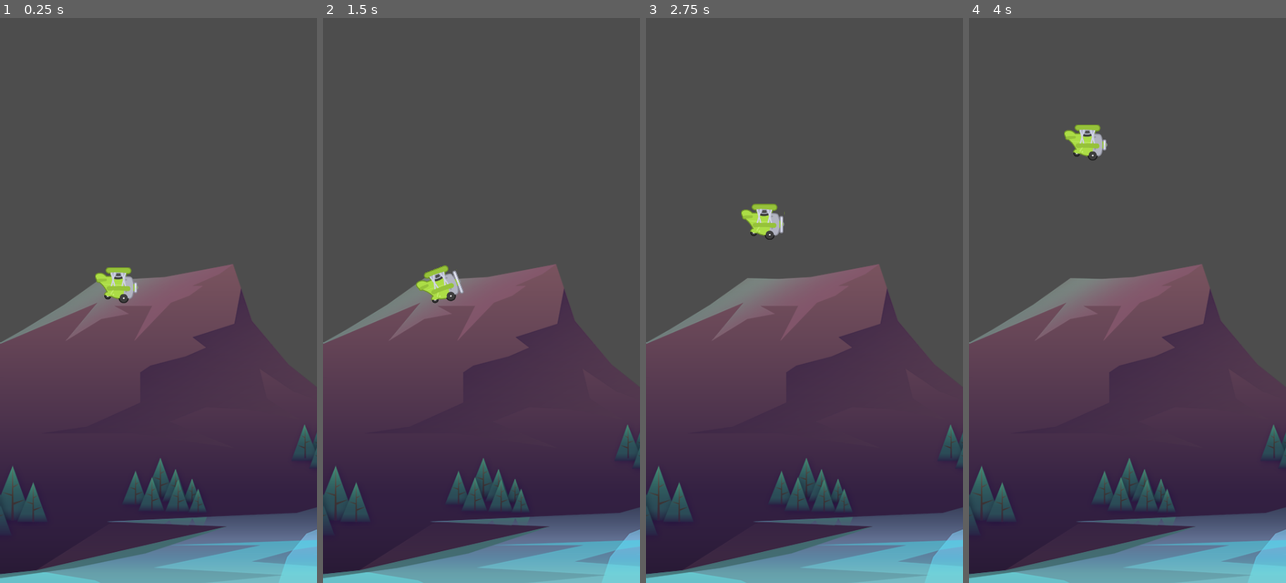
Above: before the commit, frames 1-4 (left to right).
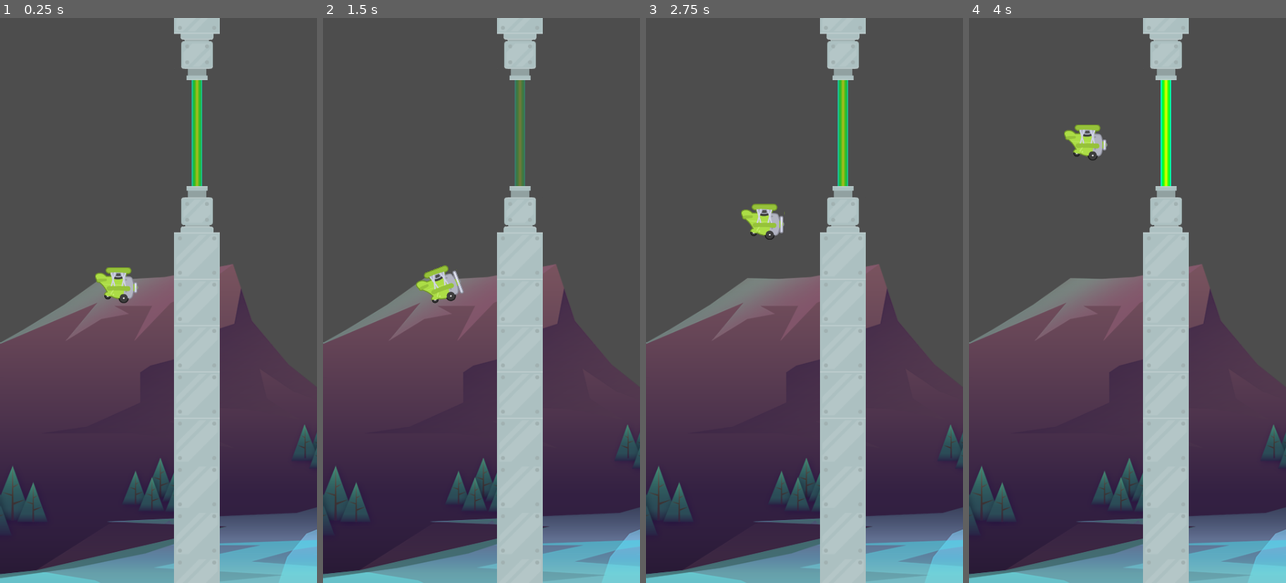
Above: after the commit, the same moments.

Repository: davidzywiec/flappy
Game: Godot game, scene res://scenes/game/game.tscn
The game is run twice, just before and just after one commit, with the same random seed, the same clock (stepped at 60 frames per second) and the same inputs.
Inputs:
- Up to frame 1 (0.25 s): no input
- Up to frame 2 (1.5 s): tap Space (fly) at 0.6, 1.35 s
- Up to frame 3 (2.75 s): tap Space (fly) at 2.1 s
- Up to frame 4 (4 s): tap Space (fly) at 2.85, 3.6 s

The runs differ from the first frame. In frame 1, 11% of the frame differs, in the area x 54-70%, y 0-100%; in frame 2, 11%; in frame 3, 11%; in frame 4, 11%.

Commit message:
Added laser with animation

Diff:
--- a/scenes/game/game.tscn
+++ b/scenes/game/game.tscn
@@ -1,8 +1,9 @@
-[gd_scene load_steps=4 format=3 uid="uid://bf6w73ynciyvs"]
+[gd_scene load_steps=5 format=3 uid="uid://bf6w73ynciyvs"]
 
 [ext_resource type="Texture2D" uid="uid://07iu36d2lkb8" path="res://assets/background/rocks_2.png" id="1_pf2my"]
 [ext_resource type="PackedScene" uid="uid://b3y48hgcmrkwc" path="res://scenes/plane/plane.tscn" id="2_fiipk"]
 [ext_resource type="PackedScene" uid="uid://7otoxkxa78bk" path="res://scenes/branch/barrier.tscn" id="3_ti3ql"]
+[ext_resource type="PackedScene" uid="uid://ghoi8tw36we0" path="res://scenes/pipe/pipes.tscn" id="4_d1ffi"]
 
 [node name="Game" type="Node2D"]
 
@@ -18,3 +19,6 @@
 
 [node name="Barrier2" parent="." instance=ExtResource("3_ti3ql")]
 position = Vector2(0, 880)
+
+[node name="pipes" parent="." instance=ExtResource("4_d1ffi")]
+position = Vector2(298, 174)
--- /dev/null
+++ b/scenes/laser/laser.tscn
@@ -0,0 +1,59 @@
+[gd_scene load_steps=6 format=3 uid="uid://5dhrgrfy30pk"]
+
+[ext_resource type="Texture2D" uid="uid://cys8j58v07bxo" path="res://assets/pipes/laser2.png" id="1_dtvhw"]
+
+[sub_resource type="RectangleShape2D" id="RectangleShape2D_xfcqj"]
+size = Vector2(9.5, 237)
+
+[sub_resource type="Animation" id="Animation_qoxb3"]
+resource_name = "phase"
+loop_mode = 1
+step = 0.1
+tracks/0/type = "value"
+tracks/0/imported = false
+tracks/0/enabled = true
+tracks/0/path = NodePath("Sprite2D:self_modulate")
+tracks/0/interp = 2
+tracks/0/loop_wrap = false
+tracks/0/keys = {
+"times": PackedFloat32Array(0, 0.5, 1),
+"transitions": PackedFloat32Array(1, 1, 1),
+"update": 0,
+"values": [Color(1, 1, 1, 1), Color(1, 1, 1, 0.247059), Color(1, 1, 1, 1)]
+}
+
+[sub_resource type="Animation" id="Animation_pb1xn"]
+length = 0.001
+tracks/0/type = "value"
+tracks/0/imported = false
+tracks/0/enabled = true
+tracks/0/path = NodePath("Sprite2D:self_modulate")
+tracks/0/interp = 1
+tracks/0/loop_wrap = true
+tracks/0/keys = {
+"times": PackedFloat32Array(0),
+"transitions": PackedFloat32Array(1),
+"update": 0,
+"values": [Color(1, 1, 1, 1)]
+}
+
+[sub_resource type="AnimationLibrary" id="AnimationLibrary_crlwf"]
+_data = {
+"RESET": SubResource("Animation_pb1xn"),
+"phase": SubResource("Animation_qoxb3")
+}
+
+[node name="laser" type="Area2D"]
+
+[node name="Sprite2D" type="Sprite2D" parent="."]
+scale = Vector2(1, 8)
+texture = ExtResource("1_dtvhw")
+
+[node name="CollisionShape2D" type="CollisionShape2D" parent="."]
+shape = SubResource("RectangleShape2D_xfcqj")
+
+[node name="AnimationPlayer" type="AnimationPlayer" parent="."]
+libraries = {
+"": SubResource("AnimationLibrary_crlwf")
+}
+autoplay = "phase"
--- /dev/null
+++ b/scenes/pipe/pipes.tscn
@@ -0,0 +1,19 @@
+[gd_scene load_steps=3 format=3 uid="uid://ghoi8tw36we0"]
+
+[ext_resource type="PackedScene" uid="uid://byykyux6yjuou" path="res://scenes/pipe/pipe.tscn" id="1_5ro03"]
+[ext_resource type="PackedScene" uid="uid://5dhrgrfy30pk" path="res://scenes/laser/laser.tscn" id="2_fg4ep"]
+
+[node name="pipes" type="Node2D"]
+
+[node name="Upper" parent="." instance=ExtResource("1_5ro03")]
+position = Vector2(0, -80)
+rotation = 3.14159
+
+[node name="Lower" parent="." instance=ExtResource("1_5ro03")]
+position = Vector2(0, 80)
+
+[node name="laser" parent="." instance=ExtResource("2_fg4ep")]
+z_index = -1
+
+[node name="VisibleOnScreenNotifier2D" type="VisibleOnScreenNotifier2D" parent="."]
+position = Vector2(86, 0)
